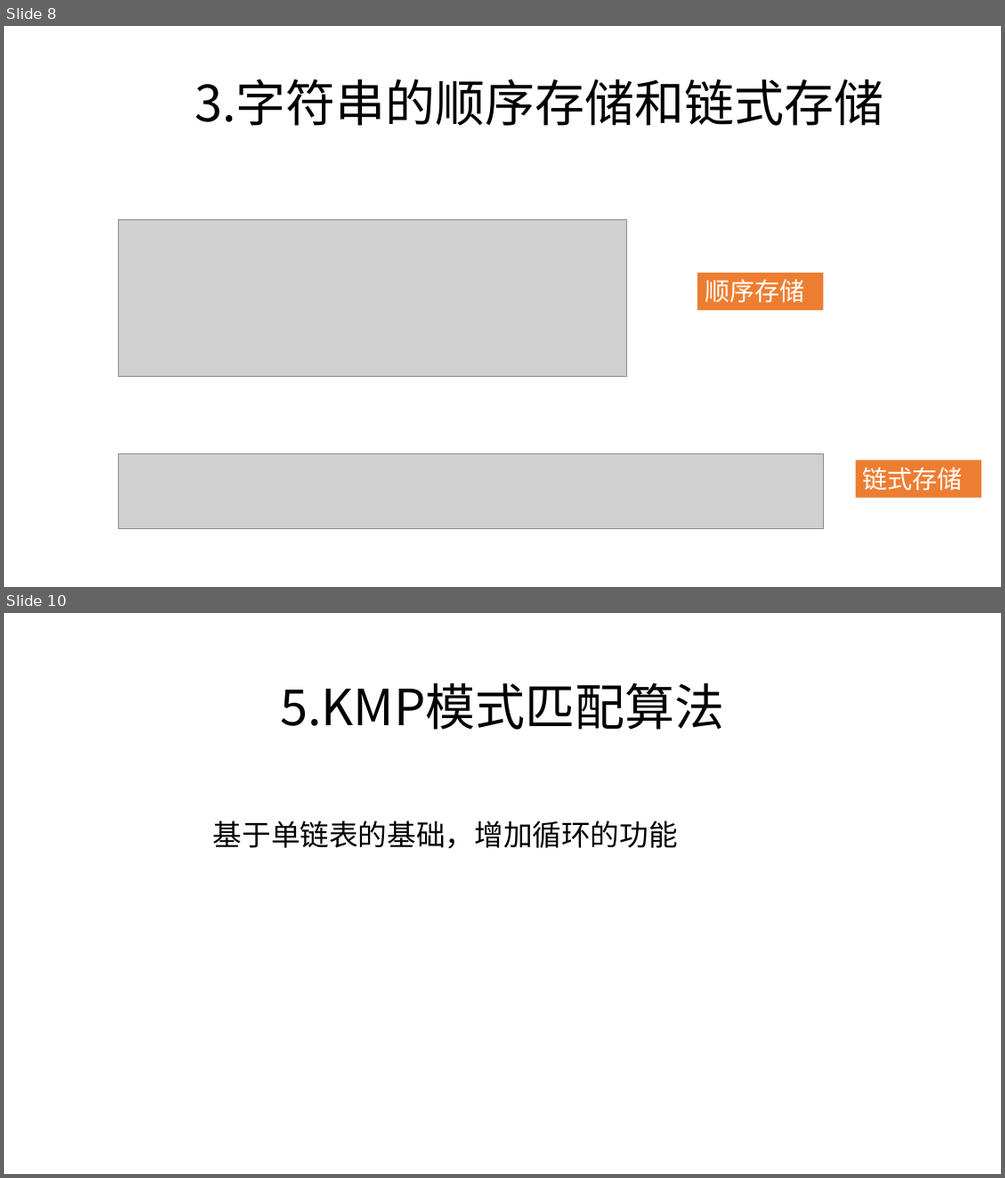
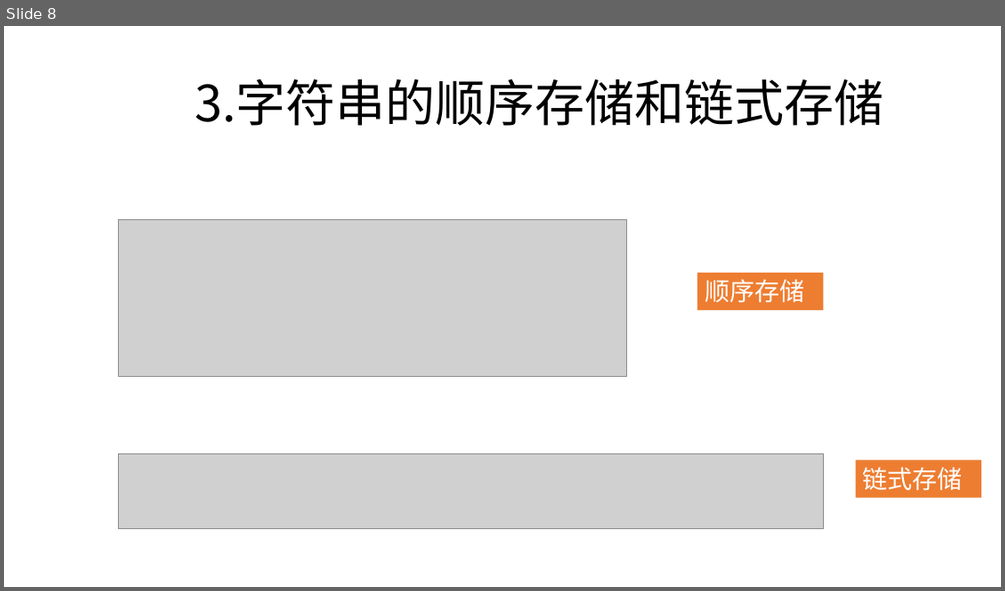
Before and after one commit to zjyesir/hmc_data_structure, a slide deck: ppt/4 串.pptx. Shown one above the other, each under a label of ours: slides 8 and 10 before the commit, slide 8 after it; the slides between them are not shown. The pictures are 1005x1178 and 1005x591 pixels, drawn with LibreOffice and Linux fonts; fonts in the diff are those of the drawing; grey boxes stand for pictures; background and template pictures are left out. Boxes give left, top, right and bottom in pixels: in the first picture for what was removed or moved away, otherwise in the second. Text is boxed around its words. In the diff, an @@ line names an element or a change of style, - is before the commit and + after.

```diff
--- a/ppt/4 串.pptx
+++ b/ppt/4 串.pptx
@@ slide 10 removed at (4,613,1001,1174), background picture (left out) @@
@@ text removed at (280,682,725,730) @@
-5.KMP模式匹配算法
@@ text removed at (213,820,678,849) @@
-基于单链表的基础，增加循环的功能
```
Also in this commit, not shown: 4 slides changed, 2 slides added, 1 other slide removed, 6 other files.
